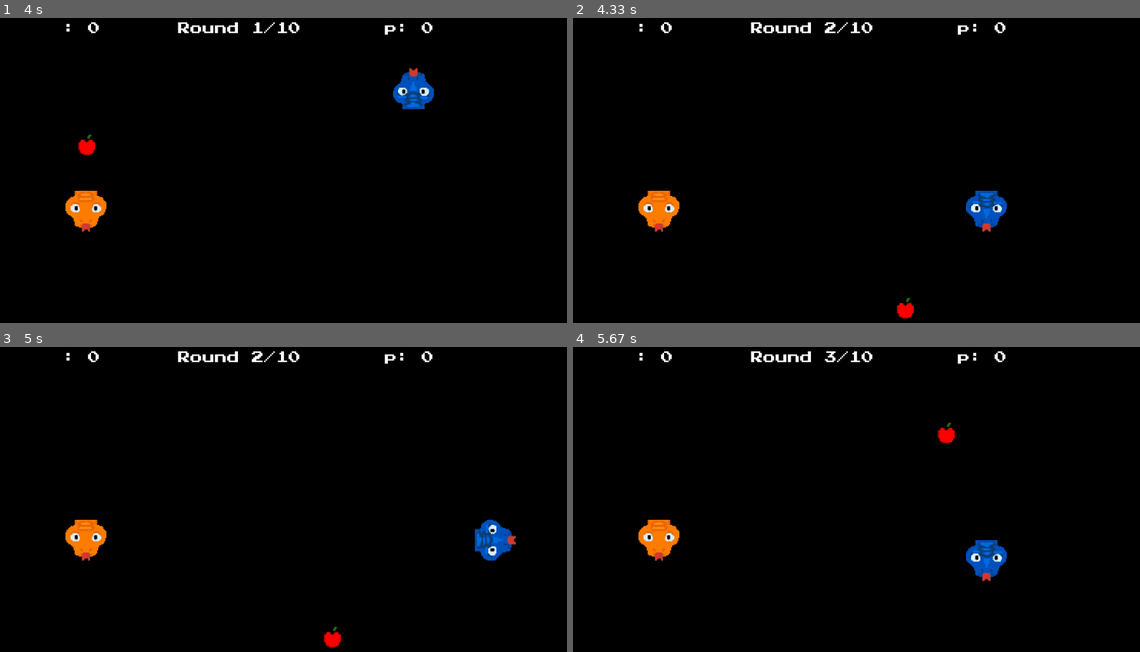
Above: before the commit, frames 1-4 (two rows, left to right).
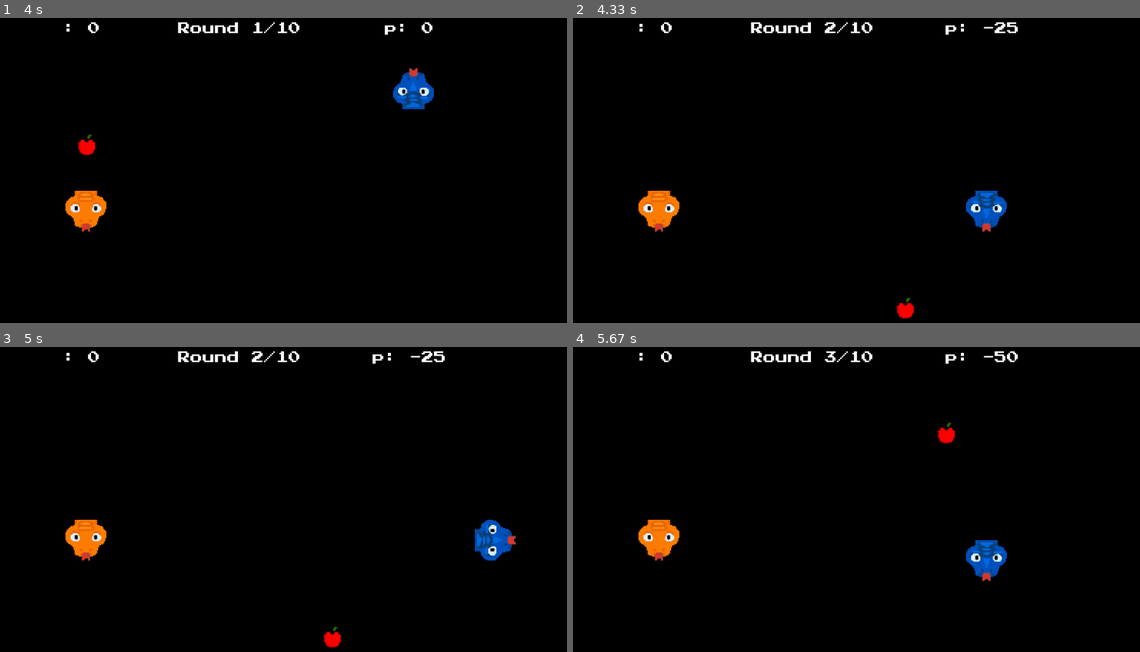
Above: after the commit, the same moments.

Repository: Rainbowmindd/PyGame-Snake
Game: pygame game, started from main.py
Two runs of this game, one before a commit and one after it. Both use one fixed random seed, a clock stepped at 60 frames per second and the inputs below.
Inputs:
- Up to frame 1 (4 s): tap Enter at 0.33, 0.67, 2.6, 3 s; hold Enter 1.07-1.53 s; hold Right 1.07-1.53 s; tap P at 2.2 s; hold Up 3.4-3.87 s
- Up to frame 2 (4.33 s): no input
- Up to frame 3 (5 s): hold Right from 4.53 s (still down)
- Up to frame 4 (5.67 s): release Right at 5 s; hold Left 5.03-5.57 s; hold Down from 5.6 s (still down)

Frame 1 is identical in both runs. In frame 2, 0.2% of the frame differs, in the area x 65-79%, y 1-6%; in frame 3, 0.2%; in frame 4, 0.2%.

Commit message:
penalty system added

Diff:
--- a/game.py
+++ b/game.py
@@ -1,6 +1,6 @@
 import pygame
 from settings import (BLACK, GREEN, BLUE, UP, DOWN, LEFT, RIGHT, WHITE, MAX_ROUNDS,
-                      POINTS_PER_APPLE, GRID_SIZE)
+                      POINTS_PER_APPLE,PENALTY, GRID_SIZE)
 
 from snake import Snake
 from apple import Apple
@@ -238,19 +238,25 @@
                 self.generate_safe_apple_position()
                 self.apple_resets += 1
 
-        #wall or self collision
+        #wall or self collision with penalty
         snake1_collision = self.check_snake_collision(self.snake1)
+        if snake1_collision:
+            self.snake1.remove_points(PENALTY)
         snake2_collision = self.check_snake_collision(self.snake2)
+        if snake2_collision:
+            self.snake2.remove_points(PENALTY)
 
         #players collision
         for segment in self.snake2.body:
             if snake1_head == (tuple(segment) if isinstance(segment, list) else segment):
                 snake1_collision = True
+                self.snake1.remove_points(PENALTY)
                 break
 
         for segment in self.snake1.body:
             if snake2_head == (tuple(segment) if isinstance(segment, list) else segment):
                 snake2_collision = True
+                self.snake2.remove_points(PENALTY)
                 break
 
 
--- a/settings.py
+++ b/settings.py
@@ -19,3 +19,4 @@
 #--other--
 MAX_ROUNDS=10
 POINTS_PER_APPLE=50
+PENALTY=25
--- a/snake.py
+++ b/snake.py
@@ -113,6 +113,10 @@
     def add_points(self, points):
         self.score += points
 
+    #penalty system
+    def remove_points(self, points):
+        self.score -= points
+
     def draw(self, display):
 
         for i in range(len(self.body) - 1, 0, -1):
